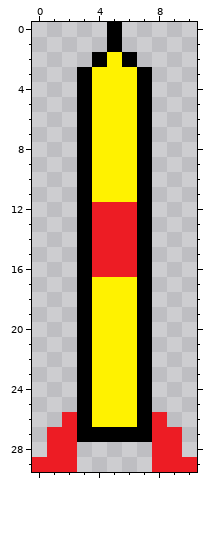
Edited in one commit: pixel-art sprite (resources/images/projectile.png). The picture above is the old version.
The file is 11x30 pixels. Pixels under 10% opacity are left out.
The result:
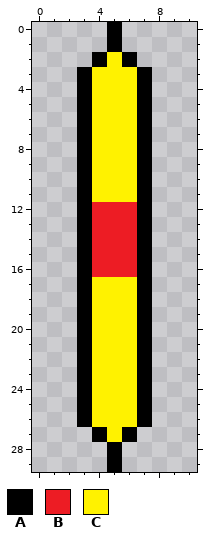
Palette (. is transparent): A #000000  B #ed1c24  C #fff200
Changes in this commit:
The author put colour A in rows 28 to 29 at x 5.
Colour A becomes colour C in row 27 at x 5.
The author cleared colour A in row 27 at x 3 and 7.
The author cleared colour B in row 26 at x 2 and 8; in rows 27 to 28 at x 1 to 2 and 8 to 9; in row 29 at x 0 to 2 and 8 to 10.
